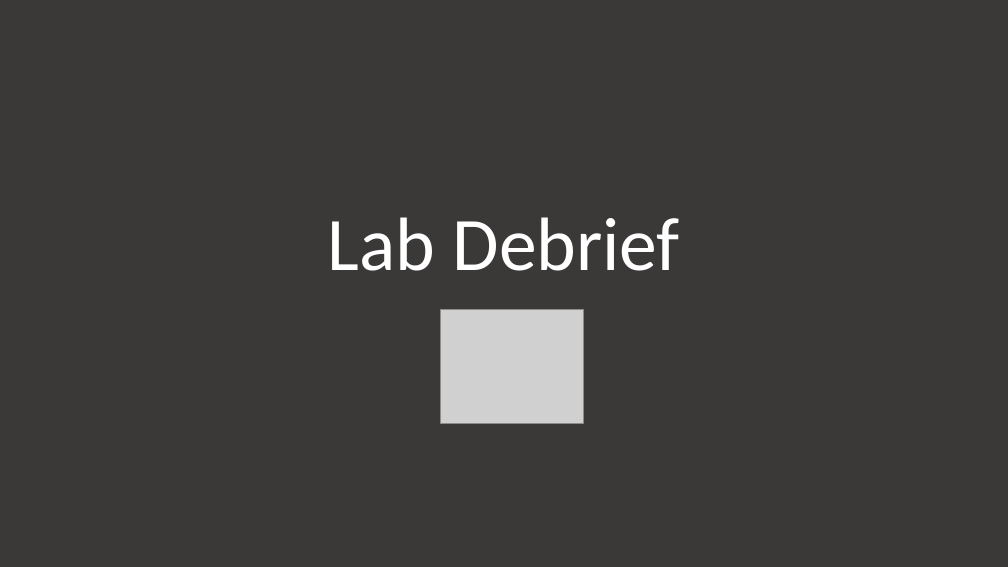
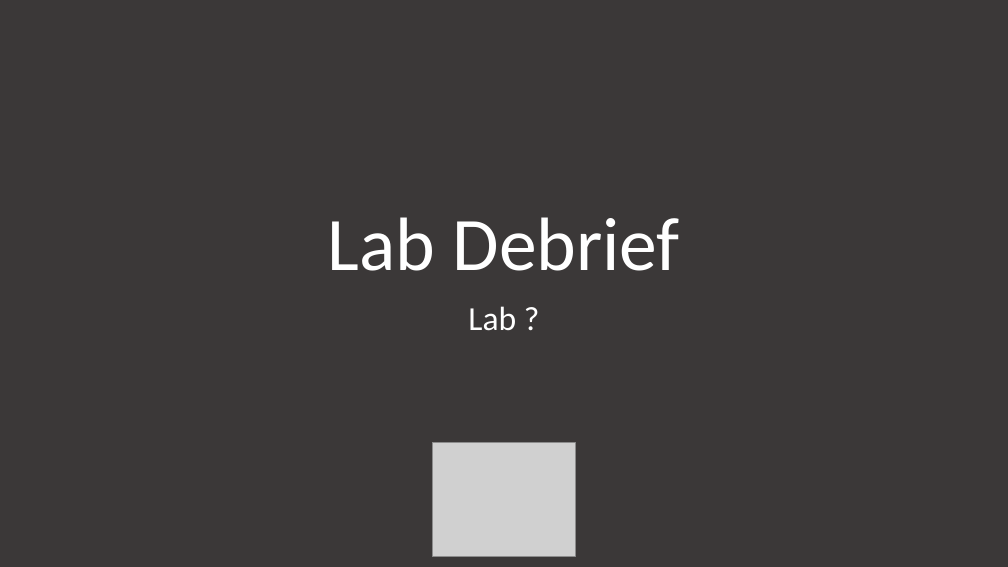
Before and after one commit to orstewar/ist346-content, a slide deck: slide 4 of content/_template_.pptx. Drawn at 1008x567 pixels with LibreOffice and Linux fonts; fonts in the diff are those of the drawing; grey boxes stand for pictures. Boxes give left, top, right and bottom in pixels: in the first picture for what was removed or moved away, otherwise in the second. Text is boxed around its words. In the diff, an @@ line names an element or a change of style, - is before the commit and + after.

```diff
--- a/content/_template_.pptx
+++ b/content/_template_.pptx
@@ subtitle added at [468, 306, 516, 331], 32 pt, text #FFFFFF @@
+Lab ?
@@ picture: place and size @@
-picture at [441, 309, 584, 423]
+picture at [433, 442, 575, 557]
```
Also in this commit, not shown: 2 slides added, 1 slide removed, 6 other files.
